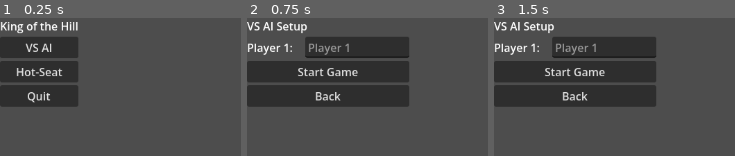
Above: before the commit, frames 1-3 (left to right).
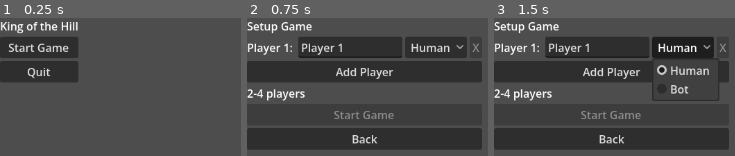
Above: after the commit, the same moments.

Repository: bogus998/KingOfTheHill
Game: Godot game, scene res://scenes/menus/main_menu.tscn
Same seed, same stepped clock (60 frames per second), same inputs: the game is played once before the commit and once after it.
Inputs (mouse positions are in pixels of both pictures, inside the frame that each line leads up to):
- Up to frame 1 (0.25 s): no input
- Up to frame 2 (0.75 s): click (285, 46) at 0.5 s, where only the run before the commit has a clickable "VS AI"
- Up to frame 3 (1.5 s): click (681, 46) at 1.25 s, where only the run after the commit has a clickable "Human"

The runs differ from the first frame. In frame 1, 6.7% of the frame differs, in the area x 0-33%, y 18-65%; in frame 2, 36%, in the area x 0-98%, y 2-95%; in frame 3, 34%.

Commit message:
M7 improvements: unified player setup and dynamic game UI
Replace VS AI / Hot-Seat mode split with a single roster setup screen
(2–4 players, per-player Human/Bot type, editable names, bot_# defaults).
Remove game_mode from GameManager. Pass-device screen now shows before
every human turn. Fix always-2 players bug: HUD and card hands are built
dynamically from the configured roster instead of being hardcoded to 2.

Co-Authored-By: Claude Sonnet 4.6 <noreply@anthropic.com>

Diff:
--- a/autoloads/game_manager.gd
+++ b/autoloads/game_manager.gd
@@ -3,7 +3,6 @@
 signal game_started
 signal game_ended(winner_index: int, reason: String)
 
-var game_mode: String = "vs_ai"
 var pending_config: Dictionary = {}
 var last_winner_index: int = -1
 var last_winner_reason: String = ""
--- a/scenes/game/main_game.tscn
+++ b/scenes/game/main_game.tscn
@@ -7,7 +7,7 @@
 [ext_resource type="PackedScene" path="res://scenes/ui/action_bar.tscn" id="5_action"]
 [ext_resource type="PackedScene" path="res://scenes/ui/escape_dialog.tscn" id="6_escape"]
 [ext_resource type="PackedScene" path="res://scenes/cards/card_shop.tscn" id="7_shop"]
-[ext_resource type="PackedScene" path="res://scenes/players/card_hand.tscn" id="8_hand"]
+[ext_resource type="Script" path="res://scripts/players/card_hands_controller.gd" id="8_hands"]
 [ext_resource type="PackedScene" path="res://scenes/ui/pass_device_screen.tscn" id="9_pass"]
 
 [node name="MainGame" type="Node"]
@@ -20,12 +20,7 @@
 [node name="HUD" parent="Canvas/VBox" instance=ExtResource("2_hud")]
 
 [node name="CardHands" type="HBoxContainer" parent="Canvas/VBox"]
-
-[node name="CardHand0" parent="Canvas/VBox/CardHands" instance=ExtResource("8_hand")]
-player_index = 0
-
-[node name="CardHand1" parent="Canvas/VBox/CardHands" instance=ExtResource("8_hand")]
-player_index = 1
+script = ExtResource("8_hands")
 
 [node name="DicePool" parent="Canvas/VBox" instance=ExtResource("3_dice")]
 
--- a/scenes/menus/main_menu.tscn
+++ b/scenes/menus/main_menu.tscn
@@ -10,15 +10,11 @@
 [node name="TitleLabel" type="Label" parent="VBox"]
 text = "King of the Hill"
 
-[node name="VSAIButton" type="Button" parent="VBox"]
-text = "VS AI"
-
-[node name="HotSeatButton" type="Button" parent="VBox"]
-text = "Hot-Seat"
+[node name="StartButton" type="Button" parent="VBox"]
+text = "Start Game"
 
 [node name="QuitButton" type="Button" parent="VBox"]
 text = "Quit"
 
-[connection signal="pressed" from="VBox/VSAIButton" to="." method="_on_vs_ai_pressed"]
-[connection signal="pressed" from="VBox/HotSeatButton" to="." method="_on_hot_seat_pressed"]
+[connection signal="pressed" from="VBox/StartButton" to="." method="_on_start_pressed"]
 [connection signal="pressed" from="VBox/QuitButton" to="." method="_on_quit_pressed"]
--- a/scenes/menus/setup_game.tscn
+++ b/scenes/menus/setup_game.tscn
@@ -10,17 +10,13 @@
 [node name="TitleLabel" type="Label" parent="VBox"]
 text = "Setup Game"
 
-[node name="PlayerCountRow" type="HBoxContainer" parent="VBox"]
+[node name="PlayersContainer" type="VBoxContainer" parent="VBox"]
 
-[node name="CountLabel" type="Label" parent="VBox/PlayerCountRow"]
-text = "Players:"
+[node name="AddPlayerButton" type="Button" parent="VBox"]
+text = "Add Player"
 
-[node name="SpinBox" type="SpinBox" parent="VBox/PlayerCountRow"]
-min_value = 2.0
-max_value = 4.0
-value = 2.0
-
-[node name="NamesContainer" type="VBoxContainer" parent="VBox"]
+[node name="HintLabel" type="Label" parent="VBox"]
+text = "2-4 players"
 
 [node name="StartButton" type="Button" parent="VBox"]
 text = "Start Game"
--- a/scenes/ui/hud.tscn
+++ b/scenes/ui/hud.tscn
@@ -1,14 +1,13 @@
 [gd_scene load_steps=3 format=3]
 
-[ext_resource type="PackedScene" path="res://scenes/players/player_panel.tscn" id="1_panel"]
+[ext_resource type="Script" path="res://scripts/ui/hud_controller.gd" id="1_hud"]
 [ext_resource type="PackedScene" path="res://scenes/board/vault_area.tscn" id="2_vault"]
 
 [node name="HUD" type="HBoxContainer"]
+script = ExtResource("1_hud")
 
-[node name="PlayerPanel0" parent="." instance=ExtResource("1_panel")]
-player_index = 0
+[node name="PlayersLeft" type="HBoxContainer" parent="."]
 
 [node name="VaultArea" parent="." instance=ExtResource("2_vault")]
 
-[node name="PlayerPanel1" parent="." instance=ExtResource("1_panel")]
-player_index = 1
+[node name="PlayersRight" type="HBoxContainer" parent="."]
--- a/scripts/game/main_game_controller.gd
+++ b/scripts/game/main_game_controller.gd
@@ -41,15 +41,14 @@
 		config = {"players": [
 			{"name": "Thorin", "is_bot": false},
 			{"name": "Bot",    "is_bot": true},
-		], "mode": "vs_ai"}
-	GameManager.game_mode = config.get("mode", "vs_ai")
+		]}
 	GameManager.start_game(config)
 
 func _on_turn_started(player_index: int) -> void:
 	_last_roll_result = { "gold": 0, "gems": 0, "claws": 0, "hearts": 0 }
 	if PlayerManager.players[player_index].is_bot:
 		_run_bot_turn.call_deferred()
-	elif GameManager.game_mode == "hot_seat":
+	else:
 		_pass_screen.show_for_player(PlayerManager.players[player_index].player_name)
 
 func _on_phase_changed(phase: TurnManager.TurnPhase) -> void:
--- a/scripts/menus/main_menu_controller.gd
+++ b/scripts/menus/main_menu_controller.gd
@@ -1,11 +1,6 @@
 extends Control
 
-func _on_vs_ai_pressed() -> void:
-	GameManager.game_mode = "vs_ai"
-	get_tree().change_scene_to_file("res://scenes/menus/setup_game.tscn")
-
-func _on_hot_seat_pressed() -> void:
-	GameManager.game_mode = "hot_seat"
+func _on_start_pressed() -> void:
 	get_tree().change_scene_to_file("res://scenes/menus/setup_game.tscn")
 
 func _on_quit_pressed() -> void:
--- a/scripts/menus/setup_game_controller.gd
+++ b/scripts/menus/setup_game_controller.gd
@@ -1,54 +1,120 @@
 extends Control
 
-@onready var _title_label: Label = $VBox/TitleLabel
-@onready var _count_row: HBoxContainer = $VBox/PlayerCountRow
-@onready var _spin_box: SpinBox = $VBox/PlayerCountRow/SpinBox
-@onready var _names_container: VBoxContainer = $VBox/NamesContainer
+const MIN_PLAYERS := 2
+const MAX_PLAYERS := 4
 
-var _name_fields: Array = []
+@onready var _players_container: VBoxContainer = $VBox/PlayersContainer
+@onready var _add_button: Button = $VBox/AddPlayerButton
+@onready var _start_button: Button = $VBox/StartButton
+
+# Each entry: { row, index_label, name_field, type_option, remove_button, name_is_custom }
+var _rows: Array[Dictionary] = []
 
 func _ready() -> void:
-	if GameManager.game_mode == "vs_ai":
-		_title_label.text = "VS AI Setup"
-		_count_row.visible = false
-		_build_name_fields(1)
-	else:
-		_title_label.text = "Hot-Seat Setup"
-		_spin_box.value_changed.connect(_on_player_count_changed)
-		_build_name_fields(2)
-	$VBox/StartButton.pressed.connect(_on_start)
+	_add_button.pressed.connect(add_player)
+	_start_button.pressed.connect(_on_start)
 	$VBox/BackButton.pressed.connect(_on_back)
+	add_player()  # start with a single Human row
 
-func _build_name_fields(count: int) -> void:
-	for child in _names_container.get_children():
-		child.queue_free()
-	_name_fields.clear()
-	for i in count:
-		var row := HBoxContainer.new()
-		var lbl := Label.new()
-		lbl.text = "Player %d:" % (i + 1)
-		lbl.custom_minimum_size = Vector2(80, 0)
-		var field := LineEdit.new()
-		field.placeholder_text = "Player %d" % (i + 1)
-		field.custom_minimum_size = Vector2(150, 0)
-		row.add_child(lbl)
-		row.add_child(field)
-		_names_container.add_child(row)
-		_name_fields.append(field)
+func add_player() -> void:
+	if _rows.size() >= MAX_PLAYERS:
+		return
 
-func _on_player_count_changed(value: float) -> void:
-	_build_name_fields(int(value))
+	var row := HBoxContainer.new()
+
+	var index_label := Label.new()
+	index_label.custom_minimum_size = Vector2(70, 0)
+
+	var name_field := LineEdit.new()
+	name_field.custom_minimum_size = Vector2(150, 0)
+
+	var type_option := OptionButton.new()
+	type_option.add_item("Human")  # index 0
+	type_option.add_item("Bot")    # index 1
+	type_option.selected = 0
+
+	var remove_button := Button.new()
+	remove_button.text = "X"
+
+	row.add_child(index_label)
+	row.add_child(name_field)
+	row.add_child(type_option)
+	row.add_child(remove_button)
+	_players_container.add_child(row)
+
+	var entry := {
+		"row": row,
+		"index_label": index_label,
+		"name_field": name_field,
+		"type_option": type_option,
+		"remove_button": remove_button,
+		"name_is_custom": false,
+	}
+	_rows.append(entry)
+
+	name_field.text_changed.connect(func(_t): entry["name_is_custom"] = true)
+	type_option.item_selected.connect(func(_id): _refresh_ui())
+	remove_button.pressed.connect(func(): _remove_row(entry))
+
+	_refresh_ui()
+
+func remove_player(index: int) -> void:
+	if index < 0 or index >= _rows.size():
+		return
+	_remove_row(_rows[index])
+
+func set_player_type(index: int, is_bot: bool) -> void:
+	if index < 0 or index >= _rows.size():
+		return
+	_rows[index]["type_option"].selected = 1 if is_bot else 0
+	_refresh_ui()
+
+func set_player_name(index: int, name_text: String) -> void:
+	if index < 0 or index >= _rows.size():
+		return
+	_rows[index]["name_field"].text = name_text
+	_rows[index]["name_is_custom"] = true
+	_refresh_ui()
+
+func get_player_count() -> int:
+	return _rows.size()
+
+func get_player_configs() -> Array[Dictionary]:
+	var configs: Array[Dictionary] = []
+	for i in _rows.size():
+		var entry: Dictionary = _rows[i]
+		var is_bot: bool = entry["type_option"].selected == 1
+		var name_text: String = entry["name_field"].text.strip_edges()
+		if name_text.is_empty():
+			name_text = _default_name(i, is_bot)
+		configs.append({"name": name_text, "is_bot": is_bot})
+	return configs
+
+func _remove_row(entry: Dictionary) -> void:
+	if _rows.size() <= 1:
+		return
+	_rows.erase(entry)
+	entry["row"].queue_free()
+	_refresh_ui()
+
+func _default_name(index: int, is_bot: bool) -> String:
+	if is_bot:
+		return "bot_%d" % (index + 1)
+	return "Player %d" % (index + 1)
+
+func _refresh_ui() -> void:
+	for i in _rows.size():
+		var entry: Dictionary = _rows[i]
+		entry["index_label"].text = "Player %d:" % (i + 1)
+		entry["remove_button"].disabled = _rows.size() <= 1
+		if not entry["name_is_custom"]:
+			var is_bot: bool = entry["type_option"].selected == 1
+			entry["name_field"].text = _default_name(i, is_bot)
+	_add_button.disabled = _rows.size() >= MAX_PLAYERS
+	_start_button.disabled = _rows.size() < MIN_PLAYERS
 
 func _on_start() -> void:
-	var players: Array[Dictionary] = []
-	for i in _name_fields.size():
-		var name_text: String = _name_fields[i].text.strip_edges()
-		if name_text.is_empty():
-			name_text = "Player %d" % (i + 1)
-		players.append({"name": name_text, "is_bot": false})
-	if GameManager.game_mode == "vs_ai":
-		players.append({"name": "Bot", "is_bot": true})
-	GameManager.pending_config = {"players": players, "mode": GameManager.game_mode}
+	GameManager.pending_config = {"players": get_player_configs()}
 	get_tree().change_scene_to_file("res://scenes/game/main_game.tscn")
 
 func _on_back() -> void:
--- /dev/null
+++ b/scripts/players/card_hands_controller.gd
@@ -0,0 +1,14 @@
+extends HBoxContainer
+
+const CARD_HAND := preload("res://scenes/players/card_hand.tscn")
+
+func _ready() -> void:
+	GameManager.game_started.connect(_build_hands)
+
+func _build_hands() -> void:
+	for child in get_children():
+		child.queue_free()
+	for i in PlayerManager.players.size():
+		var hand := CARD_HAND.instantiate()
+		hand.player_index = i
+		add_child(hand)
--- /dev/null
+++ b/scripts/ui/hud_controller.gd
@@ -0,0 +1,24 @@
+extends HBoxContainer
+
+const PLAYER_PANEL := preload("res://scenes/players/player_panel.tscn")
+
+@onready var _left: HBoxContainer = $PlayersLeft
+@onready var _right: HBoxContainer = $PlayersRight
+
+func _ready() -> void:
+	GameManager.game_started.connect(_build_panels)
+
+func _build_panels() -> void:
+	for child in _left.get_children():
+		child.queue_free()
+	for child in _right.get_children():
+		child.queue_free()
+	var count := PlayerManager.players.size()
+	var left_count := int(ceil(count / 2.0))
+	for i in count:
+		var panel := PLAYER_PANEL.instantiate()
+		panel.player_index = i
+		if i < left_count:
+			_left.add_child(panel)
+		else:
+			_right.add_child(panel)
--- /dev/null
+++ b/tests/unit/test_m7_hud.gd
@@ -0,0 +1,28 @@
+extends GutTest
+
+func _build_hud(player_count: int) -> Control:
+	var configs: Array[Dictionary] = []
+	for i in player_count:
+		configs.append({"name": "P%d" % i, "is_bot": false})
+	PlayerManager.setup(configs)
+	var hud: Control = add_child_autofree(load("res://scenes/ui/hud.tscn").instantiate())
+	GameManager.game_started.emit()
+	return hud
+
+func _panel_count(hud: Control) -> int:
+	return hud.get_node("PlayersLeft").get_child_count() \
+		+ hud.get_node("PlayersRight").get_child_count()
+
+func test_hud_shows_2_panels_for_2_players() -> void:
+	assert_eq(_panel_count(_build_hud(2)), 2)
+
+func test_hud_shows_3_panels_for_3_players() -> void:
+	assert_eq(_panel_count(_build_hud(3)), 3)
+
+func test_hud_shows_4_panels_for_4_players() -> void:
+	assert_eq(_panel_count(_build_hud(4)), 4)
+
+func test_hud_splits_panels_around_vault() -> void:
+	var hud := _build_hud(3)
+	assert_eq(hud.get_node("PlayersLeft").get_child_count(), 2)
+	assert_eq(hud.get_node("PlayersRight").get_child_count(), 1)
--- /dev/null
+++ b/tests/unit/test_m7_setup_flow.gd
@@ -0,0 +1,60 @@
+extends GutTest
+
+var _setup: Control = null
+
+func before_each() -> void:
+	_setup = add_child_autofree(load("res://scenes/menus/setup_game.tscn").instantiate())
+
+# ── Initial state ─────────────────────────────────────────────────────────────
+
+func test_starts_with_one_player_row() -> void:
+	assert_eq(_setup.get_player_count(), 1)
+
+func test_first_row_defaults_to_human() -> void:
+	assert_false(_setup.get_player_configs()[0]["is_bot"])
+
+func test_first_row_default_name_is_player_1() -> void:
+	assert_eq(_setup.get_player_configs()[0]["name"], "Player 1")
+
+# ── add_player ────────────────────────────────────────────────────────────────
+
+func test_add_player_increases_count() -> void:
+	_setup.add_player()
+	assert_eq(_setup.get_player_count(), 2)
+
+func test_add_player_capped_at_4() -> void:
+	for _i in 6:
+		_setup.add_player()
+	assert_eq(_setup.get_player_count(), 4)
+
+# ── remove_player ─────────────────────────────────────────────────────────────
+
+func test_remove_player_decreases_count() -> void:
+	_setup.add_player()
+	_setup.add_player()
+	_setup.remove_player(1)
+	assert_eq(_setup.get_player_count(), 2)
+
+func test_cannot_remove_last_remaining_row() -> void:
+	_setup.remove_player(0)
+	assert_eq(_setup.get_player_count(), 1)
+
+# ── Bot typing & default names ───────────────────────────────────────────────
+
+func test_bot_row_default_name_is_bot_n() -> void:
+	_setup.add_player()
+	_setup.set_player_type(1, true)
+	assert_eq(_setup.get_player_configs()[1]["name"], "bot_2")
+
+func test_set_player_type_marks_config_as_bot() -> void:
+	_setup.add_player()
+	_setup.set_player_type(1, true)
+	assert_true(_setup.get_player_configs()[1]["is_bot"])
+
+func test_custom_name_is_preserved() -> void:
+	_setup.set_player_name(0, "Thrain")
+	assert_eq(_setup.get_player_configs()[0]["name"], "Thrain")
+
+func test_blank_name_falls_back_to_default() -> void:
+	_setup.set_player_name(0, "   ")
+	assert_eq(_setup.get_player_configs()[0]["name"], "Player 1")
Not shown, added: scripts/players/card_hands_controller.gd.uid
Not shown, added: scripts/ui/hud_controller.gd.uid
Not shown, added: scripts/ui/pass_device_screen_controller.gd.uid
Not shown, added: tests/unit/test_m7_hud.gd.uid
Not shown, added: tests/unit/test_m7_setup_flow.gd.uid
Not shown, changed: PLAN.md
